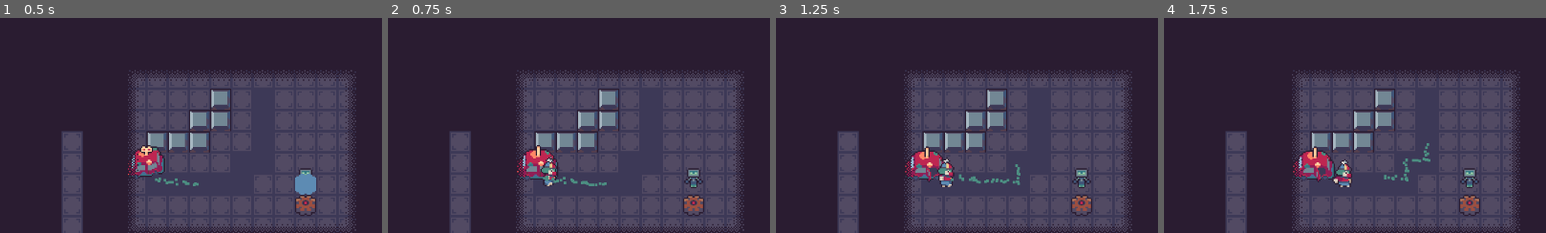
Above: before the commit, frames 1-4 (left to right).
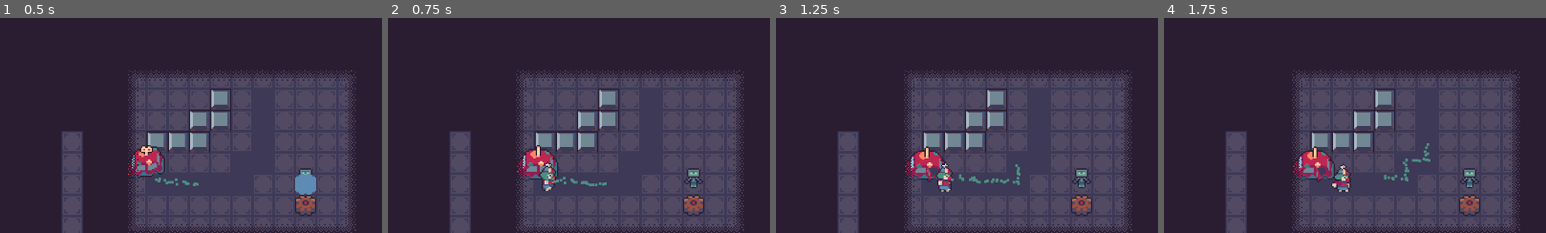
Above: after the commit, the same moments.

Repository: aughckt/spin-to-win
Game: Godot game, scene res://structure/meta/level_manager.tscn
The game is run twice, just before and just after one commit, with the same random seed, the same clock (stepped at 60 frames per second) and the same inputs. The engine's default icon, where the game draws it, is replaced by a stand-in: a white triangle on a blue panel in a dark square.
Inputs (mouse positions are % of the whole screen's width and height, from its top left):
- Up to frame 1 (0.5 s): no input
- Up to frame 2 (0.75 s): click "Start Wave" at 0.5 s
- Up to frame 3 (1.25 s): no input
- Up to frame 4 (1.75 s): click (82, 12) at 1.27 s
The pictures show only the part of the screen within x 10-60%, y 11-61%; the shares and areas given below are measured in that part.

Frame 1 is identical in both runs. In frame 2, 0.4% of the frame differs, in the area x 39-45%, y 64-81%; in frame 3, 0.5%; in frame 4, 0.5%, in the area x 43-50%, y 65-81%.

Commit message:
trim jumbo sprite

Diff:
--- a/troopers/jumbo.tscn
+++ b/troopers/jumbo.tscn
@@ -13,202 +13,212 @@
 shader = ExtResource("2_vrclx")
 shader_parameter/frames_y = 4
 
+[sub_resource type="AtlasTexture" id="AtlasTexture_h4ien"]
+atlas = ExtResource("4_h4ien")
+region = Rect2(0, 0, 32, 23)
+
+[sub_resource type="AtlasTexture" id="AtlasTexture_noues"]
+atlas = ExtResource("4_h4ien")
+region = Rect2(32, 0, 32, 23)
+
 [sub_resource type="AtlasTexture" id="AtlasTexture_0v5en"]
 atlas = ExtResource("4_h4ien")
-region = Rect2(0, 0, 32, 32)
+region = Rect2(64, 0, 32, 23)
 
 [sub_resource type="AtlasTexture" id="AtlasTexture_m8tba"]
 atlas = ExtResource("4_h4ien")
-region = Rect2(32, 0, 32, 32)
+region = Rect2(96, 0, 32, 23)
 
 [sub_resource type="AtlasTexture" id="AtlasTexture_lr6eh"]
 atlas = ExtResource("4_h4ien")
-region = Rect2(64, 0, 32, 32)
+region = Rect2(128, 0, 32, 23)
 
 [sub_resource type="AtlasTexture" id="AtlasTexture_713gn"]
 atlas = ExtResource("4_h4ien")
-region = Rect2(96, 0, 32, 32)
+region = Rect2(160, 0, 32, 23)
 
 [sub_resource type="AtlasTexture" id="AtlasTexture_4vbl3"]
 atlas = ExtResource("4_h4ien")
-region = Rect2(128, 0, 32, 32)
+region = Rect2(192, 0, 32, 23)
 
 [sub_resource type="AtlasTexture" id="AtlasTexture_wkxnt"]
 atlas = ExtResource("4_h4ien")
-region = Rect2(160, 0, 32, 32)
+region = Rect2(224, 0, 32, 23)
 
 [sub_resource type="AtlasTexture" id="AtlasTexture_yfy4i"]
 atlas = ExtResource("4_h4ien")
-region = Rect2(192, 0, 32, 32)
+region = Rect2(256, 0, 32, 23)
 
 [sub_resource type="AtlasTexture" id="AtlasTexture_t2r5p"]
 atlas = ExtResource("4_h4ien")
-region = Rect2(224, 0, 32, 32)
+region = Rect2(288, 0, 32, 23)
 
 [sub_resource type="AtlasTexture" id="AtlasTexture_0g2ch"]
 atlas = ExtResource("4_h4ien")
-region = Rect2(256, 0, 32, 32)
+region = Rect2(320, 0, 32, 23)
 
 [sub_resource type="AtlasTexture" id="AtlasTexture_1xaot"]
 atlas = ExtResource("4_h4ien")
-region = Rect2(288, 0, 32, 32)
+region = Rect2(352, 0, 32, 23)
 
 [sub_resource type="AtlasTexture" id="AtlasTexture_cga2u"]
 atlas = ExtResource("4_h4ien")
-region = Rect2(320, 0, 32, 32)
+region = Rect2(0, 0, 32, 23)
 
 [sub_resource type="AtlasTexture" id="AtlasTexture_8hgnd"]
 atlas = ExtResource("4_h4ien")
-region = Rect2(352, 0, 32, 32)
+region = Rect2(0, 69, 32, 23)
 
 [sub_resource type="AtlasTexture" id="AtlasTexture_aifds"]
 atlas = ExtResource("4_h4ien")
-region = Rect2(0, 96, 32, 32)
+region = Rect2(32, 69, 32, 23)
 
 [sub_resource type="AtlasTexture" id="AtlasTexture_uvojj"]
 atlas = ExtResource("4_h4ien")
-region = Rect2(32, 96, 32, 32)
+region = Rect2(64, 69, 32, 23)
 
 [sub_resource type="AtlasTexture" id="AtlasTexture_32ylh"]
 atlas = ExtResource("4_h4ien")
-region = Rect2(64, 96, 32, 32)
+region = Rect2(96, 69, 32, 23)
 
 [sub_resource type="AtlasTexture" id="AtlasTexture_2eb4b"]
 atlas = ExtResource("4_h4ien")
-region = Rect2(96, 96, 32, 32)
+region = Rect2(128, 69, 32, 23)
 
 [sub_resource type="AtlasTexture" id="AtlasTexture_jdv30"]
 atlas = ExtResource("4_h4ien")
-region = Rect2(128, 96, 32, 32)
+region = Rect2(160, 69, 32, 23)
 
 [sub_resource type="AtlasTexture" id="AtlasTexture_i0b8b"]
 atlas = ExtResource("4_h4ien")
-region = Rect2(160, 96, 32, 32)
+region = Rect2(192, 69, 32, 23)
 
 [sub_resource type="AtlasTexture" id="AtlasTexture_hfg32"]
 atlas = ExtResource("4_h4ien")
-region = Rect2(192, 96, 32, 32)
+region = Rect2(224, 69, 32, 23)
 
 [sub_resource type="AtlasTexture" id="AtlasTexture_24iq1"]
 atlas = ExtResource("4_h4ien")
-region = Rect2(224, 96, 32, 32)
+region = Rect2(256, 69, 32, 23)
 
 [sub_resource type="AtlasTexture" id="AtlasTexture_o3oxs"]
 atlas = ExtResource("4_h4ien")
-region = Rect2(256, 96, 32, 32)
+region = Rect2(288, 69, 32, 23)
 
 [sub_resource type="AtlasTexture" id="AtlasTexture_y6j02"]
 atlas = ExtResource("4_h4ien")
-region = Rect2(288, 96, 32, 32)
+region = Rect2(320, 69, 32, 23)
 
 [sub_resource type="AtlasTexture" id="AtlasTexture_a75f6"]
 atlas = ExtResource("4_h4ien")
-region = Rect2(320, 96, 32, 32)
+region = Rect2(352, 69, 32, 23)
 
 [sub_resource type="AtlasTexture" id="AtlasTexture_2lttw"]
 atlas = ExtResource("4_h4ien")
-region = Rect2(352, 96, 32, 32)
+region = Rect2(0, 23, 32, 23)
 
 [sub_resource type="AtlasTexture" id="AtlasTexture_li0pn"]
 atlas = ExtResource("4_h4ien")
-region = Rect2(0, 32, 32, 32)
+region = Rect2(32, 23, 32, 23)
 
 [sub_resource type="AtlasTexture" id="AtlasTexture_3wm1l"]
 atlas = ExtResource("4_h4ien")
-region = Rect2(32, 32, 32, 32)
+region = Rect2(64, 23, 32, 23)
 
 [sub_resource type="AtlasTexture" id="AtlasTexture_k01il"]
 atlas = ExtResource("4_h4ien")
-region = Rect2(64, 32, 32, 32)
+region = Rect2(96, 23, 32, 23)
 
 [sub_resource type="AtlasTexture" id="AtlasTexture_hqnk1"]
 atlas = ExtResource("4_h4ien")
-region = Rect2(96, 32, 32, 32)
+region = Rect2(128, 23, 32, 23)
 
 [sub_resource type="AtlasTexture" id="AtlasTexture_i5hrg"]
 atlas = ExtResource("4_h4ien")
-region = Rect2(128, 32, 32, 32)
+region = Rect2(160, 23, 32, 23)
 
 [sub_resource type="AtlasTexture" id="AtlasTexture_swtic"]
 atlas = ExtResource("4_h4ien")
-region = Rect2(160, 32, 32, 32)
+region = Rect2(192, 23, 32, 23)
 
 [sub_resource type="AtlasTexture" id="AtlasTexture_ex4xt"]
 atlas = ExtResource("4_h4ien")
-region = Rect2(192, 32, 32, 32)
+region = Rect2(224, 23, 32, 23)
 
 [sub_resource type="AtlasTexture" id="AtlasTexture_72bki"]
 atlas = ExtResource("4_h4ien")
-region = Rect2(224, 32, 32, 32)
+region = Rect2(256, 23, 32, 23)
 
 [sub_resource type="AtlasTexture" id="AtlasTexture_fed2g"]
 atlas = ExtResource("4_h4ien")
-region = Rect2(256, 32, 32, 32)
+region = Rect2(288, 23, 32, 23)
 
 [sub_resource type="AtlasTexture" id="AtlasTexture_ifkyl"]
 atlas = ExtResource("4_h4ien")
-region = Rect2(288, 32, 32, 32)
+region = Rect2(320, 23, 32, 23)
 
 [sub_resource type="AtlasTexture" id="AtlasTexture_hwugd"]
 atlas = ExtResource("4_h4ien")
-region = Rect2(320, 32, 32, 32)
+region = Rect2(352, 23, 32, 23)
 
 [sub_resource type="AtlasTexture" id="AtlasTexture_x3gyr"]
 atlas = ExtResource("4_h4ien")
-region = Rect2(352, 32, 32, 32)
+region = Rect2(0, 46, 32, 23)
 
 [sub_resource type="AtlasTexture" id="AtlasTexture_oqicn"]
 atlas = ExtResource("4_h4ien")
-region = Rect2(0, 64, 32, 32)
+region = Rect2(32, 46, 32, 23)
 
 [sub_resource type="AtlasTexture" id="AtlasTexture_ooje7"]
 atlas = ExtResource("4_h4ien")
-region = Rect2(32, 64, 32, 32)
+region = Rect2(64, 46, 32, 23)
 
 [sub_resource type="AtlasTexture" id="AtlasTexture_wge5s"]
 atlas = ExtResource("4_h4ien")
-region = Rect2(64, 64, 32, 32)
+region = Rect2(96, 46, 32, 23)
 
 [sub_resource type="AtlasTexture" id="AtlasTexture_htmg0"]
 atlas = ExtResource("4_h4ien")
-region = Rect2(96, 64, 32, 32)
+region = Rect2(128, 46, 32, 23)
 
 [sub_resource type="AtlasTexture" id="AtlasTexture_0kfg2"]
 atlas = ExtResource("4_h4ien")
-region = Rect2(128, 64, 32, 32)
+region = Rect2(160, 46, 32, 23)
 
 [sub_resource type="AtlasTexture" id="AtlasTexture_v2rgw"]
 atlas = ExtResource("4_h4ien")
-region = Rect2(160, 64, 32, 32)
+region = Rect2(192, 46, 32, 23)
 
 [sub_resource type="AtlasTexture" id="AtlasTexture_uwiii"]
 atlas = ExtResource("4_h4ien")
-region = Rect2(192, 64, 32, 32)
+region = Rect2(224, 46, 32, 23)
 
 [sub_resource type="AtlasTexture" id="AtlasTexture_p1eoe"]
 atlas = ExtResource("4_h4ien")
-region = Rect2(224, 64, 32, 32)
+region = Rect2(256, 46, 32, 23)
 
 [sub_resource type="AtlasTexture" id="AtlasTexture_askow"]
 atlas = ExtResource("4_h4ien")
-region = Rect2(256, 64, 32, 32)
+region = Rect2(288, 46, 32, 23)
 
 [sub_resource type="AtlasTexture" id="AtlasTexture_a3h6q"]
 atlas = ExtResource("4_h4ien")
-region = Rect2(288, 64, 32, 32)
+region = Rect2(320, 46, 32, 23)
 
 [sub_resource type="AtlasTexture" id="AtlasTexture_cwk2j"]
 atlas = ExtResource("4_h4ien")
-region = Rect2(320, 64, 32, 32)
-
-[sub_resource type="AtlasTexture" id="AtlasTexture_dx0rw"]
-atlas = ExtResource("4_h4ien")
-region = Rect2(352, 64, 32, 32)
+region = Rect2(352, 46, 32, 23)
 
 [sub_resource type="SpriteFrames" id="SpriteFrames_amto4"]
 animations = [{
 "frames": [{
 "duration": 1.0,
+"texture": SubResource("AtlasTexture_h4ien")
+}, {
+"duration": 1.0,
+"texture": SubResource("AtlasTexture_noues")
+}, {
+"duration": 1.0,
 "texture": SubResource("AtlasTexture_0v5en")
 }, {
 "duration": 1.0,
@@ -237,12 +247,6 @@
 }, {
 "duration": 1.0,
 "texture": SubResource("AtlasTexture_1xaot")
-}, {
-"duration": 1.0,
-"texture": SubResource("AtlasTexture_cga2u")
-}, {
-"duration": 1.0,
-"texture": SubResource("AtlasTexture_8hgnd")
 }],
 "loop": 1,
 "name": &"walk_down",
@@ -250,6 +254,12 @@
 }, {
 "frames": [{
 "duration": 1.0,
+"texture": SubResource("AtlasTexture_cga2u")
+}, {
+"duration": 1.0,
+"texture": SubResource("AtlasTexture_8hgnd")
+}, {
+"duration": 1.0,
 "texture": SubResource("AtlasTexture_aifds")
 }, {
 "duration": 1.0,
@@ -281,9 +291,6 @@
 }, {
 "duration": 1.0,
 "texture": SubResource("AtlasTexture_a75f6")
-}, {
-"duration": 1.0,
-"texture": SubResource("AtlasTexture_2lttw")
 }],
 "loop": 1,
 "name": &"walk_left",
@@ -291,6 +298,9 @@
 }, {
 "frames": [{
 "duration": 1.0,
+"texture": SubResource("AtlasTexture_2lttw")
+}, {
+"duration": 1.0,
 "texture": SubResource("AtlasTexture_li0pn")
 }, {
 "duration": 1.0,
@@ -322,9 +332,6 @@
 }, {
 "duration": 1.0,
 "texture": SubResource("AtlasTexture_hwugd")
-}, {
-"duration": 1.0,
-"texture": SubResource("AtlasTexture_x3gyr")
 }],
 "loop": 1,
 "name": &"walk_right",
@@ -332,6 +339,9 @@
 }, {
 "frames": [{
 "duration": 1.0,
+"texture": SubResource("AtlasTexture_x3gyr")
+}, {
+"duration": 1.0,
 "texture": SubResource("AtlasTexture_oqicn")
 }, {
 "duration": 1.0,
@@ -363,9 +373,6 @@
 }, {
 "duration": 1.0,
 "texture": SubResource("AtlasTexture_cwk2j")
-}, {
-"duration": 1.0,
-"texture": SubResource("AtlasTexture_dx0rw")
 }],
 "loop": 1,
 "name": &"walk_up",
@@ -382,8 +389,5 @@
 
 [node name="AnimatedSprite2D" parent="." index="1" unique_id=1506180497]
 material = SubResource("ShaderMaterial_h4ien")
-position = Vector2(0, -52)
 sprite_frames = SubResource("SpriteFrames_amto4")
-animation = &"walk_left"
-frame = 2
-frame_progress = 0.27879474
+frame_progress = 0.12564765
Binary file added: environment/palette.png
Not shown, added: environment/palette.png.import
Binary file changed: troopers/jumbo.png
